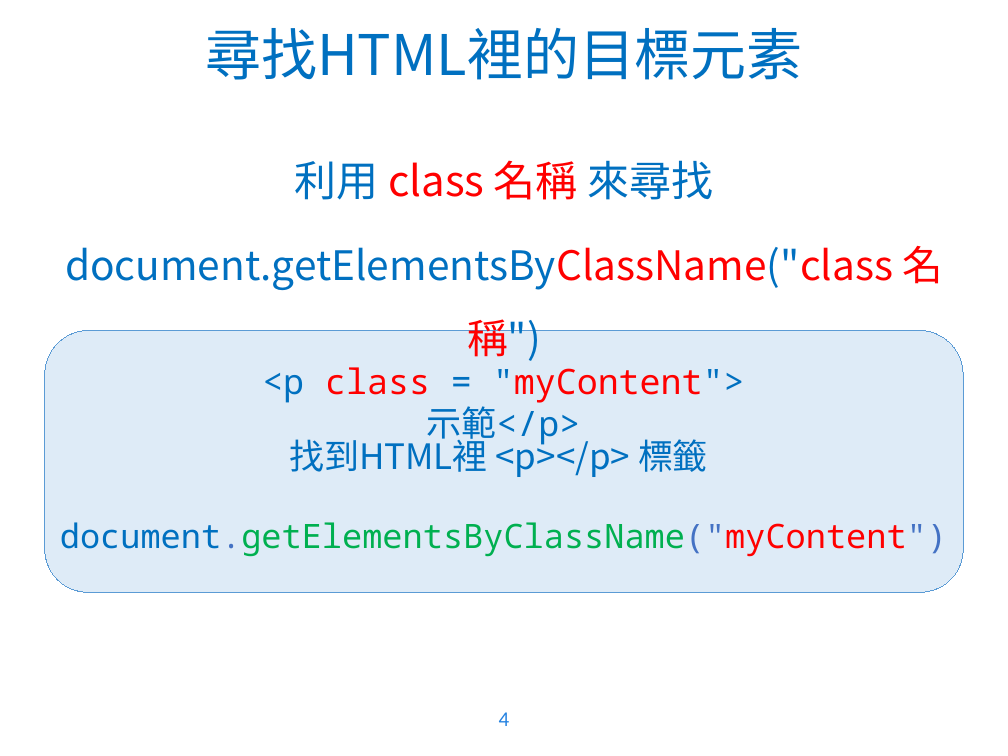
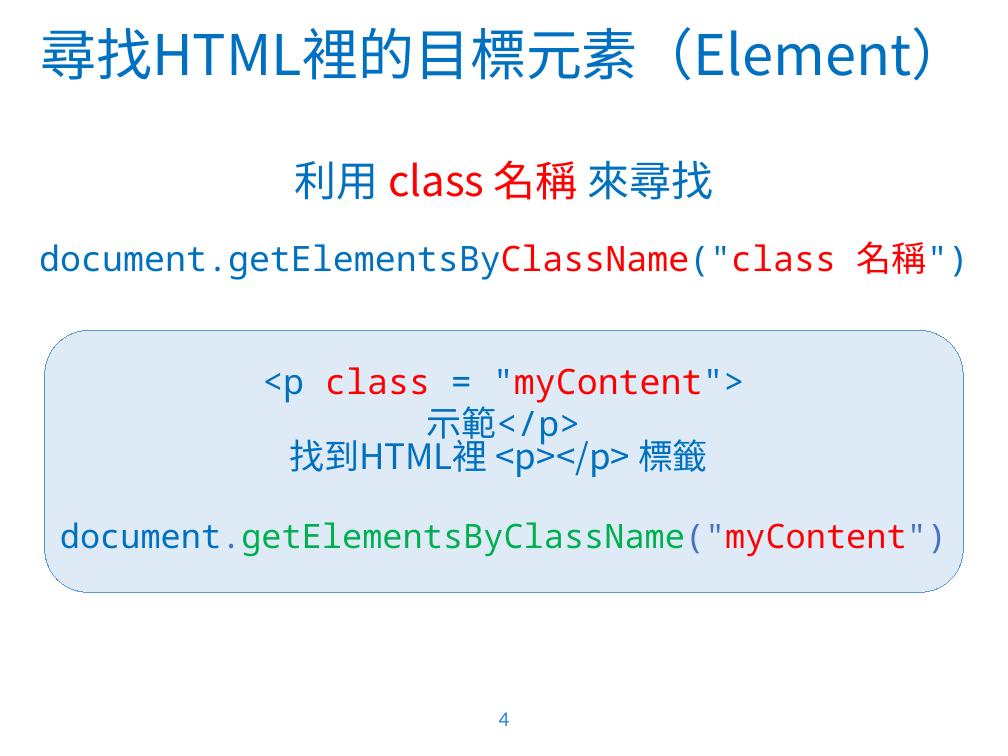
Before and after one commit to WaRTanKE7/WebClubData, a slide deck: slide 4 of 教學簡報/JavaScript - 2.pptx. Drawn at 1008x756 pixels with LibreOffice and Linux fonts; fonts in the diff are those of the drawing; background and template pictures are left out. Boxes give left, top, right and bottom in pixels: in the first picture for what was removed or moved away, otherwise in the second. Text is boxed around its words. In the diff, an @@ line names an element or a change of style, - is before the commit and + after.

```diff
--- a/教學簡報/JavaScript - 2.pptx
+++ b/教學簡報/JavaScript - 2.pptx
@@ title at (40, 27, 967, 80): text changed @@
-尋找HTML裡的目標元素
+尋找HTML裡的目標元素（Element）
@@ text at (39, 241, 969, 280): size 29 to 25 pt, font Noto Sans CJK SC to Noto Sans Mono in "document.getElementsByClassName("class 名稱")" @@
```
Also in this commit, not shown: 5 other slides changed, 2 slides added, 1 other file.
